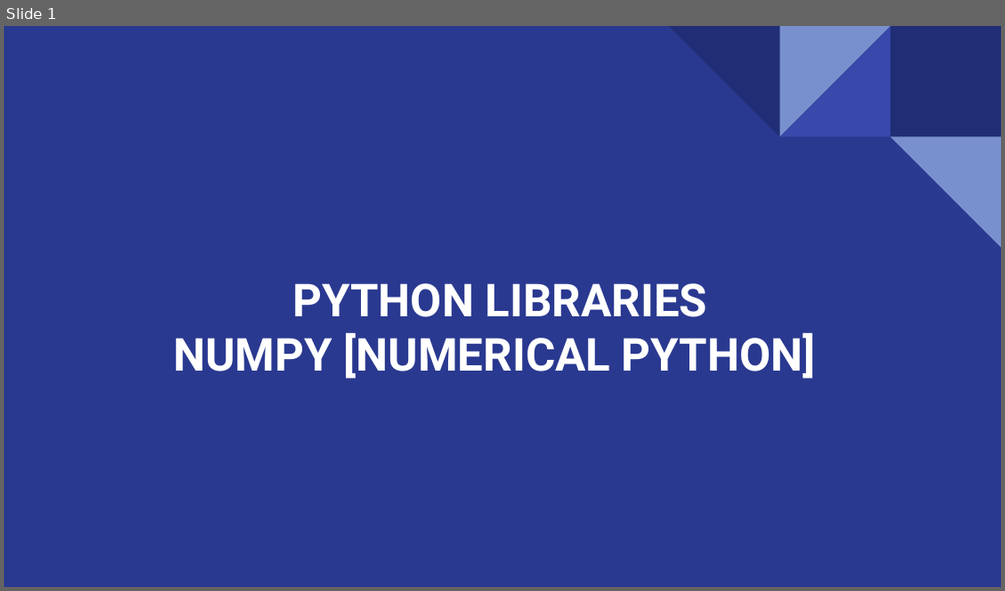
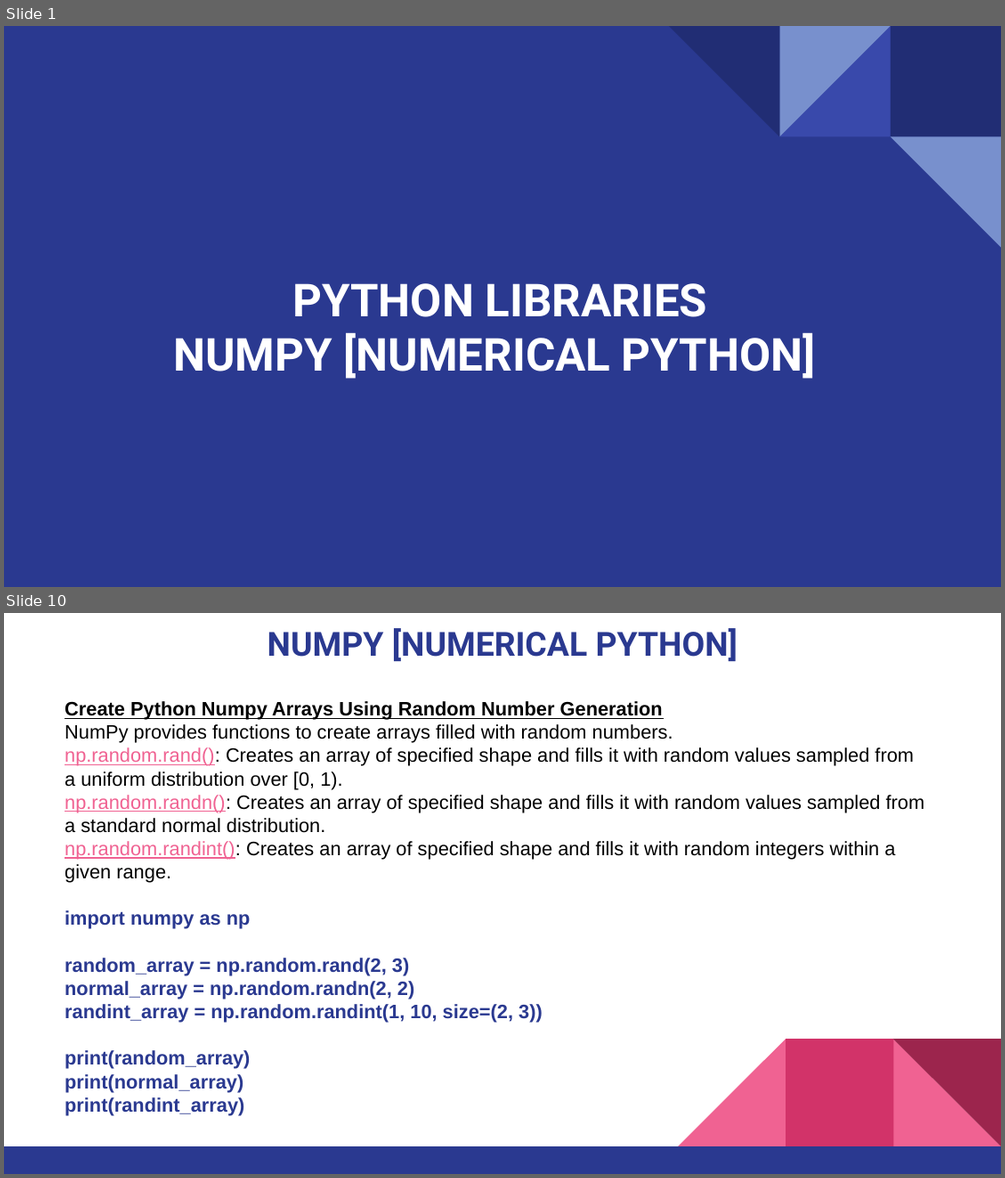
Before and after one commit to NeurocogniAI/ncai-training-program, a slide deck: Week-03/Numpy-Python.pptx. Shown one above the other, each under a label of ours: slide 1 before the commit, slides 1 and 10 after it; the slides between them are not shown. The pictures are 1005x591 and 1005x1178 pixels, drawn with LibreOffice and Linux fonts; fonts in the diff are those of the drawing. Boxes give left, top, right and bottom in pixels: in the first picture for what was removed or moved away, otherwise in the second. Text is boxed around its words. In the diff, an @@ line names an element or a change of style, - is before the commit and + after.

```diff
--- a/Week-03/Numpy-Python.pptx
+++ b/Week-03/Numpy-Python.pptx
@@ slide 10 added at <box>4,613,1001,1174</box>, background #FFFFFF @@
@@ title added at <box>267,628,737,662</box>, 24 pt, text #2A3990, bold @@
+NUMPY [NUMERICAL PYTHON]
@@ text added at <box>65,701,925,1115</box>, 14 pt, text #000000 @@
+Create Python Numpy Arrays Using Random Number Generation
+NumPy provides functions to create arrays filled with random numbers.
+np.random.rand(): Creates an array of specified shape and fills it with random values sampled from a uniform distribution over [0, 1).
+np.random.randn(): Creates an array of specified shape and fills it with random values sampled from a standard normal distribution.
+np.random.randint(): Creates an array of specified shape and fills it with random integers within a given range.
+import numpy as np
+random_array = np.random.rand(2, 3)
+normal_array = np.random.randn(2, 2)
+randint_array = np.random.randint(1, 10, size=(2, 3))
+print(random_array)
+print(normal_array)
+print(randint_array)
@@ group added at <box>4,1038,1001,1174</box>: 3 right triangles, 2 rectangles @@
```
Also in this commit, not shown: 2 slides changed, 11 other slides added, 2 slides removed, 4 other files.
